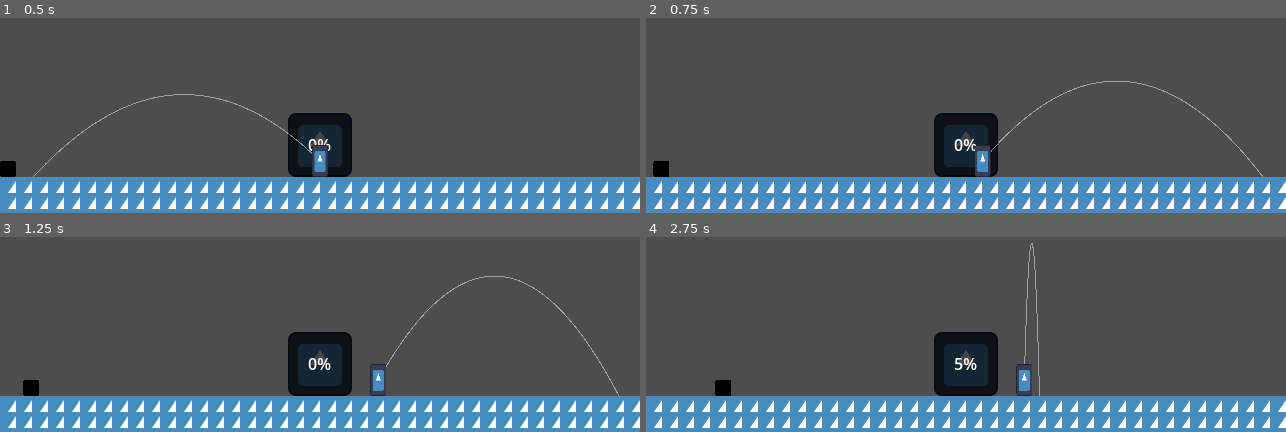
Above: before the commit, frames 1-4 (two rows, left to right).
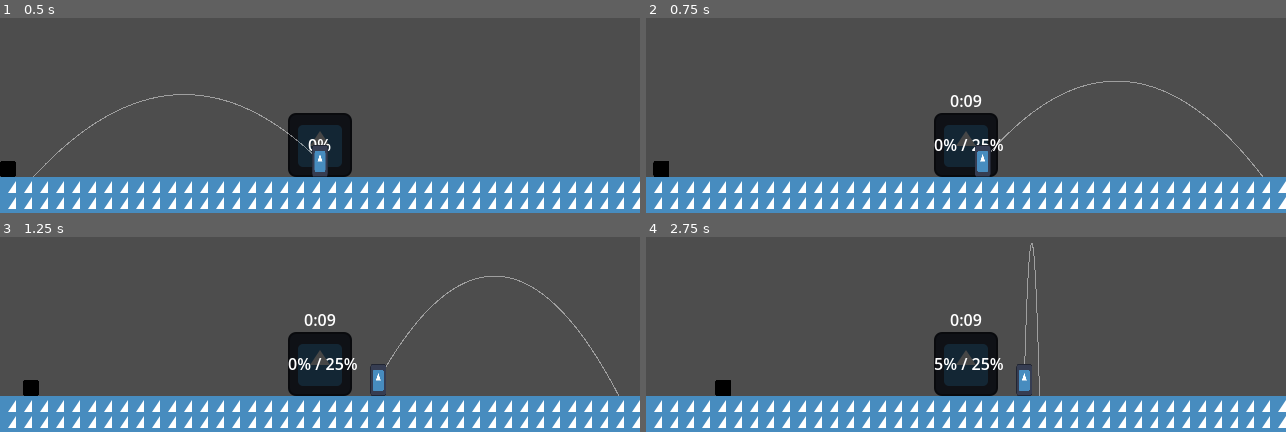
Above: after the commit, the same moments.

Repository: Platinumaniac/brickbat
Game: Godot game, scene res://src/core/game/Game.tscn
The game is run twice, just before and just after one commit, with the same random seed, the same clock (stepped at 60 frames per second) and the same inputs. The engine's default icon, where the game draws it, is replaced by a stand-in: a white triangle on a blue panel in a dark square.
Inputs (mouse positions are in pixels of both pictures, inside the frame that each line leads up to):
- Up to frame 1 (0.5 s): no input
- Up to frame 2 (0.75 s): tap Enter at 0.5 s; move the mouse to (outside the picture) at 0.52 s; hold D (move_right) from 0.53 s (still down); tap Q (q, bound only after the commit) at 0.6 s
- Up to frame 3 (1.25 s): keep holding D (move_right)
- Up to frame 4 (2.75 s): move the mouse to (838, 270) at 1.27 s; release D (move_right) at 1.28 s; hold A (move_left) 1.28-2.03 s; click (838, 270) at 1.35 s; tap Q (q, bound only after the commit) at 1.55, 2.1 s; move the mouse to (outside the picture) at 2.02 s; hold D (move_right) from 2.03 s (still down)

Frame 1 is identical in both runs. In frame 2, 0.5% of the frame differs, in the area x 45-56%, y 39-69%; in frame 3, 0.6%; in frame 4, 0.6%.

Commit message:
quota
resolves: #5

Diff:
--- a/project.godot
+++ b/project.godot
@@ -44,6 +44,11 @@
 "events": [Object(InputEventMouseButton,"resource_local_to_scene":false,"resource_name":"","device":-1,"window_id":0,"a …(253 unchanged characters)…
 ]
 }
+q={
+"deadzone": 0.2,
+"events": [Object(InputEventKey,"resource_local_to_scene":false,"resource_name":"","device":-1,"window_id":0,"alt_pressed":false,"shift_pressed":false,"ctrl_pressed":false,"meta_pressed":false,"pressed":false,"keycode":0,"physical_keycode":81,"key_label":0,"unicode":113,"location":0,"echo":false,"script":null)
+]
+}
 
 [layer_names]
 
--- a/src/core/game/game.gd
+++ b/src/core/game/game.gd
@@ -13,6 +13,7 @@
 var _current_stage: Stage
 
 func _ready() -> void:
+	SignalBus.quota_finished.connect(_on_quota_finished)
 	_init_player()
 	load_stage(_stage_uid)
 
@@ -60,3 +61,7 @@
 	_stage_root.add_child(_current_stage)
 	_player.global_position = _current_stage.get_player_spawn()
 	SignalBus.stage_initiated.emit(_current_stage)
+
+func _on_quota_finished(won: bool) -> void:
+	if won:
+		pass
--- a/src/core/global/signal_bus.gd
+++ b/src/core/global/signal_bus.gd
@@ -12,3 +12,5 @@
 signal building_path_requested(start: Vector2)
 
 signal building_path_calculated(start: Vector2, path: NavigationSystem.BuildingPath)
+
+signal quota_finished(won: bool)
--- a/src/gameplay/building/Building.tscn
+++ b/src/gameplay/building/Building.tscn
@@ -6,12 +6,13 @@
 [sub_resource type="RectangleShape2D" id="RectangleShape2D_2vyxd"]
 size = Vector2(64, 64)
 
-[node name="Building" type="Area2D" unique_id=704800898 node_paths=PackedStringArray("progress_label")]
+[node name="Building" type="Area2D" unique_id=704800898 node_paths=PackedStringArray("progress_label", "timer_label")]
 collision_layer = 4
 collision_mask = 0
 script = ExtResource("1_qkjw2")
 size = Vector2i(4, 4)
 progress_label = NodePath("ProgressLabel")
+timer_label = NodePath("CountdownLabel")
 metadata/_custom_type_script = "uid://bnrnxi5a5lj7a"
 
 [node name="CollisionShape2D" type="CollisionShape2D" parent="." unique_id=1025482470]
@@ -31,3 +32,11 @@
 text = "0%"
 horizontal_alignment = 1
 vertical_alignment = 1
+
+[node name="CountdownLabel" type="Label" parent="." unique_id=2012668780]
+offset_left = -32.0
+offset_top = -56.0
+offset_right = 32.0
+offset_bottom = -33.0
+horizontal_alignment = 1
+vertical_alignment = 1
--- a/src/gameplay/building/building.gd
+++ b/src/gameplay/building/building.gd
@@ -11,14 +11,82 @@
 	if progress_label != null:
 		var format_string = "%d%%"
 		progress_label.text = format_string % (build_progress / build_cost * 100)
+@export_group("Quota")
+
+## quota countdown.
+@export var time_limit: float = 10.0
+
+@export_subgroup("Blink")
+
+## how long the timer blinks after the quota ends (both win or lose).
+@export var blink_duration: float = 5.0
+
+## lower = faster blinking.
+@export var blink_interval: float = 0.35
+
+## the minimum goal of the quota, used when it's lower than the minimum threshold.
+@export_range(0.0, 1.0, 0.05) var quota_min: float = 0.25
+
+## each quota's goal, current progress * this.
+@export var quota_growth: float = 1.5
+
+## remaining time label.
+@export var timer_label: Label
+
+## goal of current quota from 0 to 1
+var _quota_goal: float
+
+var _build_progress: float
+var _time_left: float
+var _quota_running = false
+var _blink_tween: Tween
+
+func _ready() -> void:
+	if timer_label != null:
+		timer_label.visible = false
+
+func start_quota() -> void:
+	# if it were to start another quota mid blink
+	if _blink_tween != null:
+		_blink_tween.kill()
+
+	var current_ratio := _build_progress / build_cost
+	var raw_goal := maxf(quota_min, current_ratio * quota_growth)
+	_quota_goal = clampf(ceilf(raw_goal / 0.05 - 0.0001) * 0.05, 0.0, 1.0)
+
+	_time_left = time_limit
+	_quota_running = true
+
+	if timer_label != null:
+		timer_label.visible = true
+	_update_timer_label()
+	_update_progress_label()
+
+func _process(delta: float) -> void:
+	if Input.is_action_just_pressed("q"):
+		start_quota()
+
+	if not _quota_running:
+		return
+
+	_time_left -= delta
+	_update_timer_label()
+
+	if _time_left <= 0.0:
+		_finish_quota(false)
+
 
 func build(amount: float) -> void:
-	build_progress = clamp(build_progress + amount, 0, build_cost)
+	_build_progress = clamp(_build_progress + amount, 0, build_cost)
 
-	_update_label()
+	_update_progress_label()
 
 	if build_progress == build_cost:
 		SignalBus.building_finished.emit(self)
+
+	# quota reached while the timer is still running = win
+	if _quota_running and _build_progress >= build_cost * _quota_goal:
+		_finish_quota(true)
 
 func attack(damage: float) -> void:
 	build_progress = clamp(build_progress - damage, 0, build_cost)
@@ -27,3 +95,47 @@
 
 	if build_progress == damage:
 		SignalBus.building_destroyed.emit(self)
+func _update_progress_label() -> void:
+	if progress_label == null:
+		return
+
+	var progress_percent = _build_progress / build_cost * 100
+
+	if _quota_running:
+		var goal_percent := _quota_goal * 100
+		progress_label.text = "%d%% / %d%%" % [progress_percent, goal_percent]
+	else:
+		progress_label.text = "%d%%" % progress_percent
+
+# shows the remaining time as m:ss
+func _update_timer_label() -> void:
+	if timer_label == null:
+		return
+
+	var total_seconds = floori(maxf(_time_left, 0.0))
+	timer_label.text = "%d:%02d" % [total_seconds / 60, total_seconds % 60]
+
+
+func _finish_quota(won: bool) -> void:
+	_quota_running = false
+	_update_progress_label()
+	SignalBus.quota_finished.emit(won)
+
+	_blink_timer_label()
+
+func _blink_timer_label() -> void:
+	# yeah i know nothing about tweens
+	if timer_label == null:
+		return
+
+	var loops = maxi(roundi(blink_duration / (blink_interval * 2.0)), 1)
+
+	_blink_tween = create_tween().set_loops(loops)
+	_blink_tween.tween_callback(timer_label.set_visible.bind(false))
+	_blink_tween.tween_interval(blink_interval)
+	_blink_tween.tween_callback(timer_label.set_visible.bind(true))
+	_blink_tween.tween_interval(blink_interval)
+
+	await _blink_tween.finished
+
+	timer_label.visible = false
